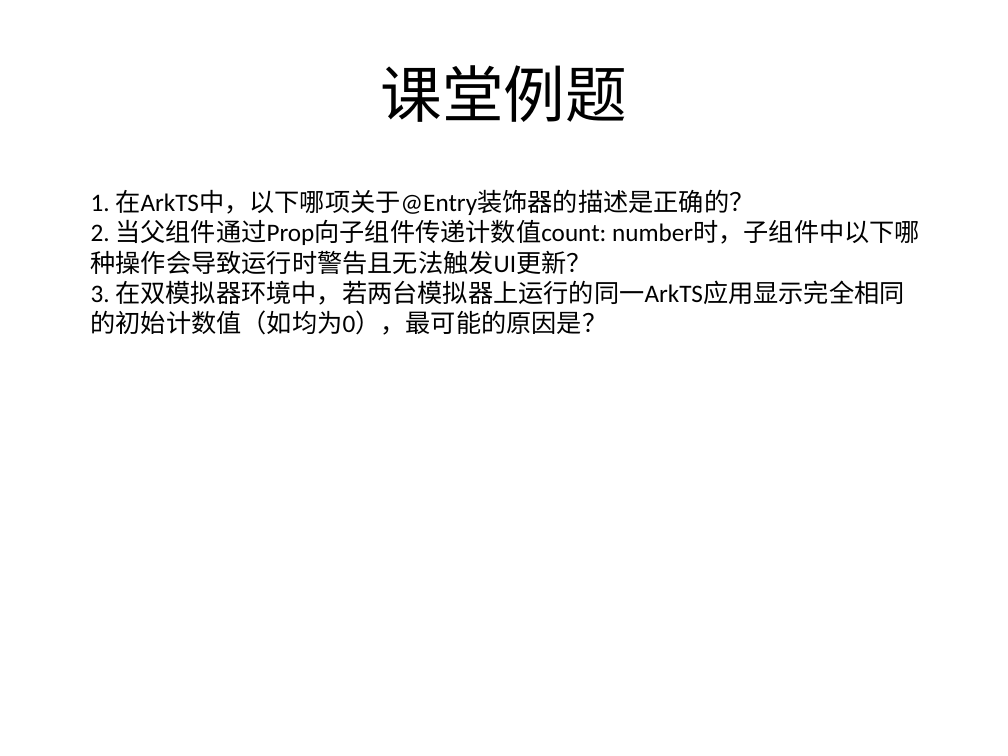
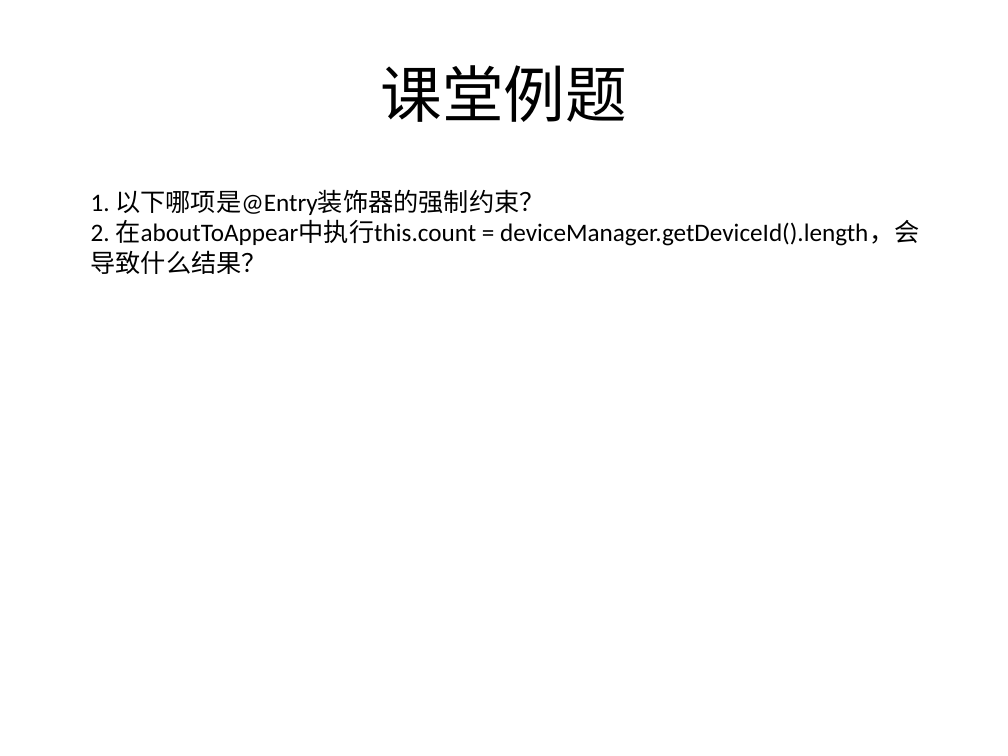
Before and after one commit to Lxlorange/zhiyan, a slide deck: slide 7 of backend/generated/pptx/classroom-2-item-12.pptx. Drawn at 1008x756 pixels with LibreOffice and Linux fonts; fonts in the diff are those of the drawing. Boxes give left, top, right and bottom in pixels: in the first picture for what was removed or moved away, otherwise in the second. Text is boxed around its words. In the diff, an @@ line names an element or a change of style, - is before the commit and + after.

```diff
--- a/backend/generated/pptx/classroom-2-item-12.pptx
+++ b/backend/generated/pptx/classroom-2-item-12.pptx
@@ text at (91,189,919,274): text changed @@
-1. 在ArkTS中，以下哪项关于@Entry装饰器的描述是正确的？
-2. 当父组件通过Prop向子组件传递计数值count: number时，子组件中以下哪种操作会导致运行时警告且无法触发UI更新？
-3. 在双模拟器环境中，若两台模拟器上运行的同一ArkTS应用显示完全相同的初始计数值（如均为0），最可能的原因是？
+1. 以下哪项是@Entry装饰器的强制约束？
+2. 在aboutToAppear中执行this.count = deviceManager.getDeviceId().length，会导致什么结果？
```
Also in this commit, not shown: 4 other slides changed, 2 slides added, 2 slides removed, 30 other files.
